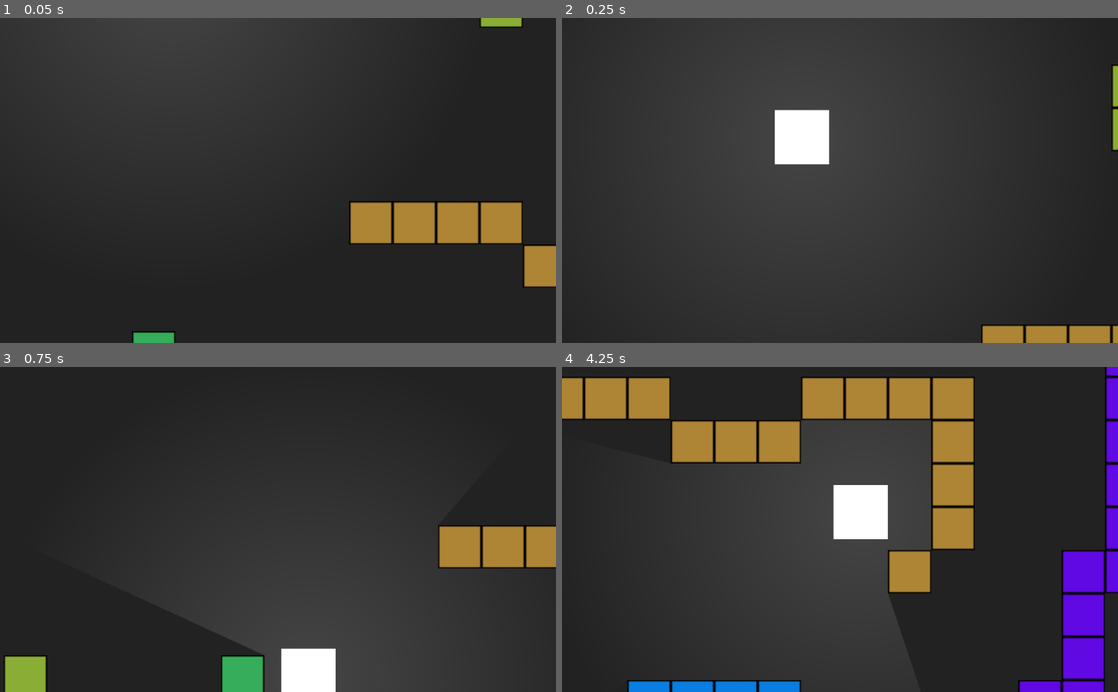
Above: before the commit, frames 1-4 (two rows, left to right).
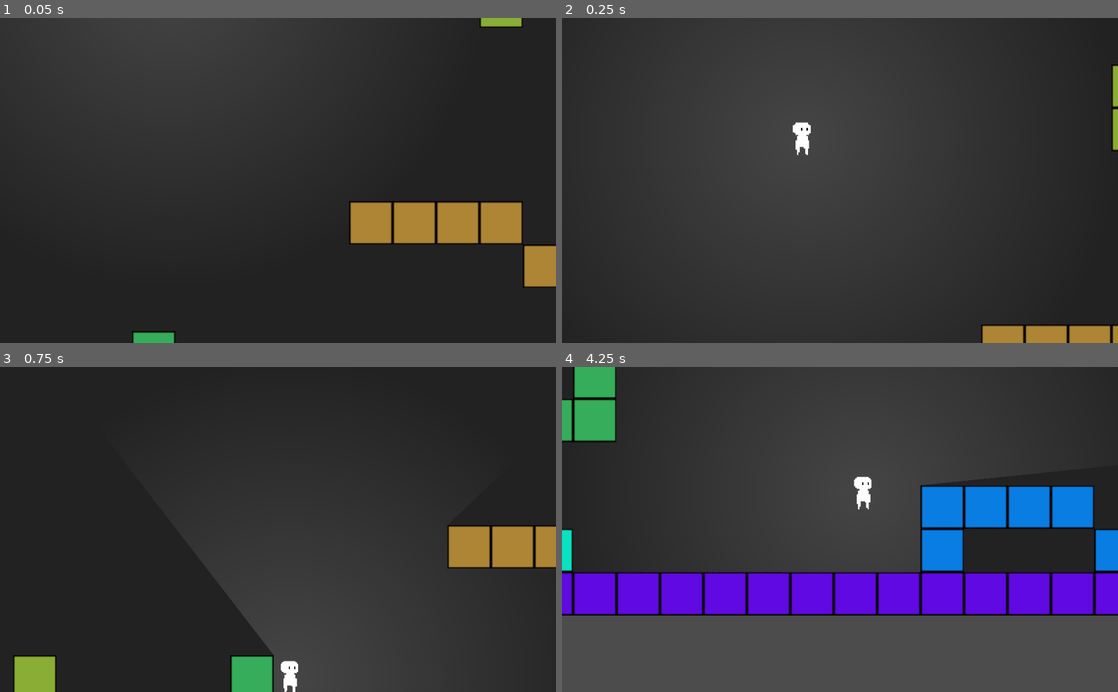
Above: after the commit, the same moments.

Repository: sSolal/GameJam
Game: Godot game, scene res://Main.tscn
Two runs of this game, one before a commit and one after it. Both use one fixed random seed, a clock stepped at 60 frames per second and the inputs below.
Inputs:
- Up to frame 1 (0.05 s): no input
- Up to frame 2 (0.25 s): no input
- Up to frame 3 (0.75 s): hold Right (ui_right) from 0.53 s (still down); tap Up (ui_up) at 0.6 s
- Up to frame 4 (4.25 s): tap Up (ui_up) at 0.77, 1.07, 1.35, 1.52, 1.82, 2.1, 2.85, 3.02, 3.32, 3.6, 3.77, 4.07 s; release Right (ui_right) at 2.03 s; hold Left (ui_left) 2.03-2.78 s; hold Right (ui_right) from 2.78 s (still down)

Frame 1 is identical in both runs. In frame 2, 1.5% of the frame differs, in the area x 38-49%, y 28-46%; in frame 3, 3.1%; in frame 4, 54%, in the area x 0-100%, y 0-100%.

Commit message:
Intégré le personnage

Diff:
--- a/Player.gd
+++ b/Player.gd
@@ -5,9 +5,9 @@
 # var b = "text"
 var velocity = Vector2(0,0)
 var gravity = 981*2
-var speed = 200
-var jumpForce = 500
-var sideJumpForce = 320
+var speed = 85
+var jumpForce = 400
+var sideJumpForce = 280
 var flag = false
 # Called when the node enters the scene tree for the first time.
 func _ready():
@@ -18,6 +18,7 @@
 	velocity.y+=981*delta
 	velocity = move_and_slide(velocity,Vector2(0,-1))
 	velocity.x = velocity.x*0.95
+	$Body.flip_h = velocity.x<0
 	if Input.is_action_pressed("ui_left") and not flag:
 		velocity.x = -speed
 	if Input.is_action_pressed("ui_right") and not flag:
@@ -27,7 +28,7 @@
 			velocity.y=-jumpForce
 		elif is_on_wall():
 			velocity.y=-sideJumpForce
-			velocity.x=sideJumpForce
+			velocity.x=-sign(velocity.x)*sideJumpForce
 			flag = true
 	if is_on_floor() or Input.is_action_just_pressed("ui_left") or Input.is_action_just_pressed("ui_right"):
 		flag = false
--- a/Player.tscn
+++ b/Player.tscn
@@ -1,19 +1,15 @@
-[gd_scene load_steps=4 format=2]
+[gd_scene load_steps=5 format=2]
 
 [ext_resource path="res://Player.gd" type="Script" id=1]
 [ext_resource path="res://Ressources/light.png" type="Texture" id=2]
+[ext_resource path="res://Ressources/Character pixel test.png" type="Texture" id=3]
 
-[sub_resource type="RectangleShape2D" id=1]
-extents = Vector2( 20, 20 )
+[sub_resource type="CapsuleShape2D" id=1]
+radius = 5.22864
+height = 13.2431
 
 [node name="Player" type="KinematicBody2D"]
 script = ExtResource( 1 )
-
-[node name="ColorRect" type="ColorRect" parent="."]
-margin_left = -20.0
-margin_top = -20.0
-margin_right = 20.0
-margin_bottom = 20.0
 
 [node name="CollisionShape2D" type="CollisionShape2D" parent="."]
 shape = SubResource( 1 )
@@ -21,3 +17,7 @@
 [node name="Light2D" type="Light2D" parent="."]
 texture = ExtResource( 2 )
 shadow_enabled = true
+
+[node name="Body" type="Sprite" parent="."]
+position = Vector2( -0.610428, -1.70921 )
+texture = ExtResource( 3 )
Renamed: Character pixel test.png -> Ressources/Character pixel test.png
Not shown, added: Ressources/Character pixel test.png.import
